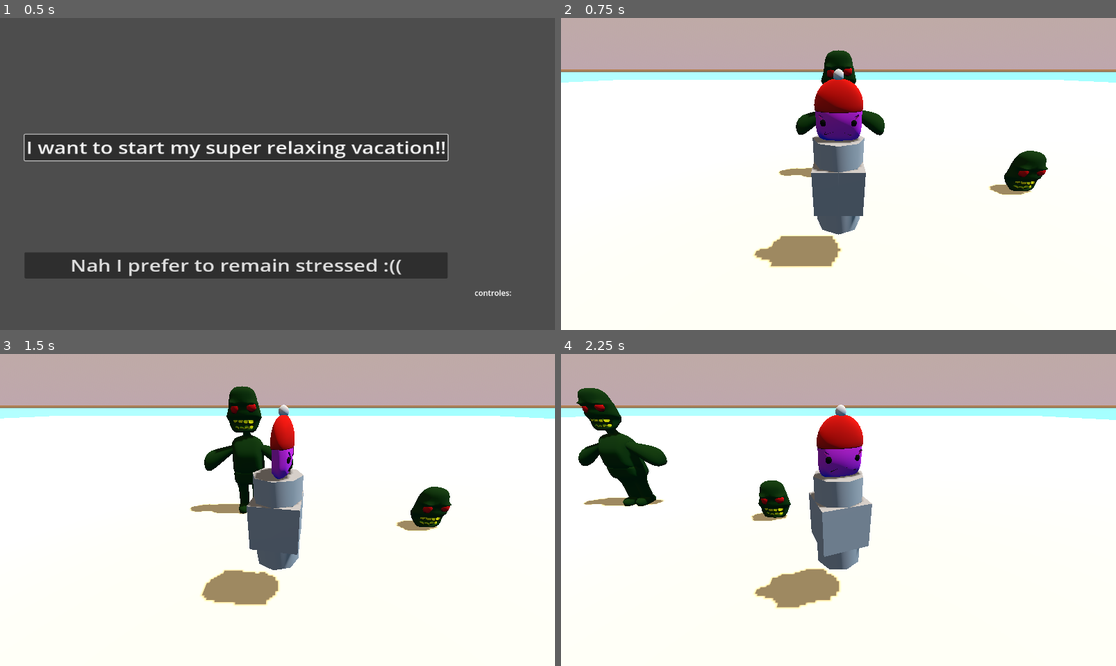
Above: before the commit, frames 1-4 (two rows, left to right).
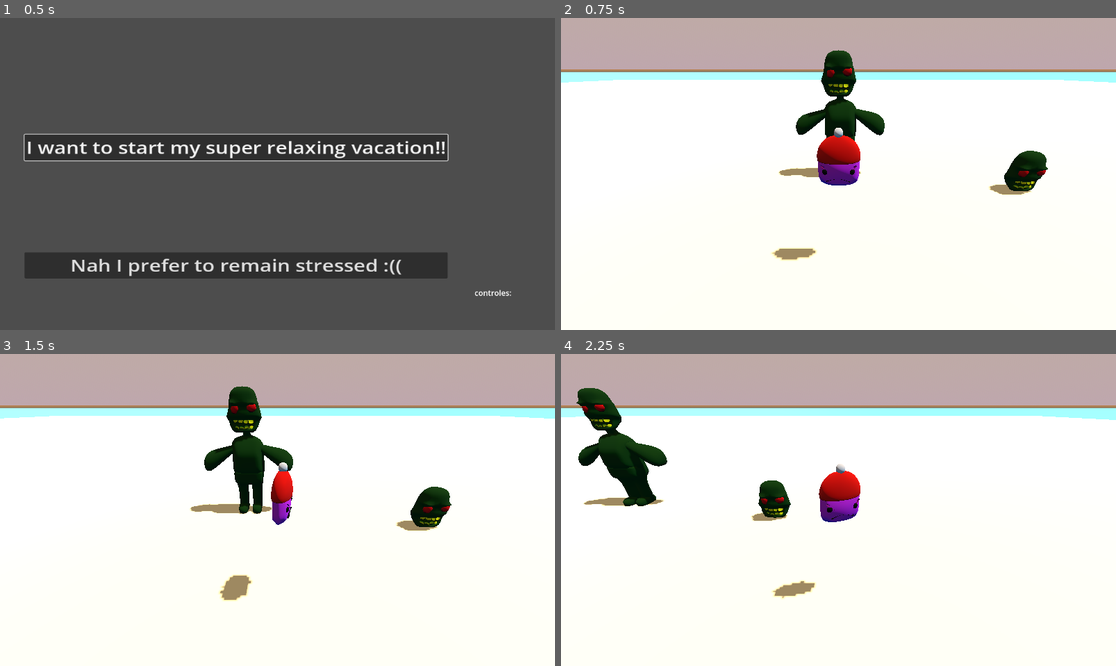
Above: after the commit, the same moments.

Repository: ChickenStorm/epic_game_jam_2023
Game: Godot game, scene res://menu/MainMenu.tscn
Same seed, same stepped clock (60 frames per second), same inputs: the game is played once before the commit and once after it. This scene is started directly instead of the project's main scene.
Inputs (mouse positions are in pixels of both pictures, inside the frame that each line leads up to):
- Up to frame 1 (0.5 s): no input
- Up to frame 2 (0.75 s): click "I want to start my super rela…" at 0.5 s
- Up to frame 3 (1.5 s): tap Enter at 1.25 s; move the mouse to (399, 494) at 1.27 s; press the mouse at (399, 494) at 1.28 s; hold D (move_right) from 1.28 s (still down)
- Up to frame 4 (2.25 s): tap Space (jump) at 1.52 s; move the mouse to (727, 525) at 2.02 s; release D (move_right) at 2.03 s; release the mouse at (727, 525) at 2.03 s; hold S (move_back) from 2.03 s (still down); tap W (move_front) at 2.1 s

Frame 1 is identical in both runs. In frame 2, 5.3% of the frame differs, in the area x 34-55%, y 16-80%; in frame 3, 4.6%; in frame 4, 5.5%, in the area x 34-57%, y 16-82%.

Commit message:
can quit with ESC

Diff:
--- a/main.gd
+++ b/main.gd
@@ -9,3 +9,9 @@
 # Called every frame. 'delta' is the elapsed time since the previous frame.
 func _process(delta):
 	pass
+
+
+func _input(event):
+	if event is InputEventKey and event.pressed:
+		if event.keycode == KEY_ESCAPE:
+			get_tree().quit()
--- a/menu/MainMenu.gd
+++ b/menu/MainMenu.gd
@@ -11,8 +11,14 @@
 	pass
 
 func _on_start_pressed():
-	get_tree().change_scene_to_file("res://world/world.tscn")
+	get_tree().change_scene_to_file("res://main.tscn")
 
 
 func _on_quit_pressed():
 	get_tree().quit()
+
+
+func _input(event):
+	if event is InputEventKey and event.pressed:
+		if event.keycode == KEY_ESCAPE:
+			get_tree().quit()
--- a/world/player/player.tscn
+++ b/world/player/player.tscn
@@ -19,23 +19,20 @@
 shape = SubResource("BoxShape3D_6bfs0")
 
 [node name="weapon" parent="skin" instance=ExtResource("7_4pny1")]
-transform = Transform3D(-4.37114e-08, 0, -1, 0, 1, 0, 1, 0, -4.37114e-08, 0, 0, 0)
+transform = Transform3D(-4.37114e-08, 0, -1, 0, 1, 0, 1, 0, -4.37114e-08, 0, 0.418797, 0)
 damage = 500.0
 range = 4.0
 
-[node name="CSGBox3D" type="CSGBox3D" parent="skin"]
-
-[node name="CSGCylinder3D" type="CSGCylinder3D" parent="skin"]
-
 [node name="Node3DPos" type="Node3D" parent="skin"]
-transform = Transform3D(0.6, 0, 0, 0, 0.6, 0, 0, 0, 0.6, -2.628, 0.60131, -0.0709713)
+transform = Transform3D(0.6, 0, 0, 0, 0.6, 0, 0, 0, 0.6, -2.628, -0.356686, -0.0709713)
 
 [node name="MeshInstance3D" type="MeshInstance3D" parent="skin/Node3DPos"]
-mesh = ExtResource("3_ly15f")
+mesh = ExtResource("3_30ap4")
 skeleton = NodePath("../../..")
 
 [node name="Camera3D" type="Camera3D" parent="."]
 transform = Transform3D(1, 0, 0, 0, 0.889592, 0.456756, 0, -0.456756, 0.889592, 0, 2.17395, 3.81113)
+current = true
 
 [node name="StateMachine" type="Node" parent="."]
 script = ExtResource("2_xr4yu")
Not shown: 1 places in world/player/player.tscn that only renumber resources
